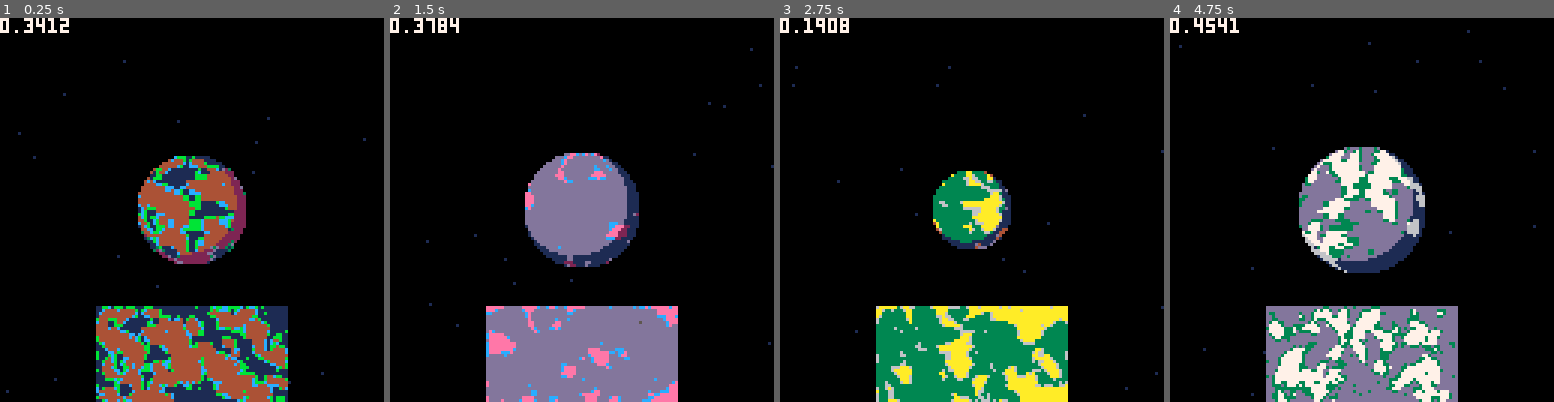
Above: before the commit, frames 1-4 (left to right).
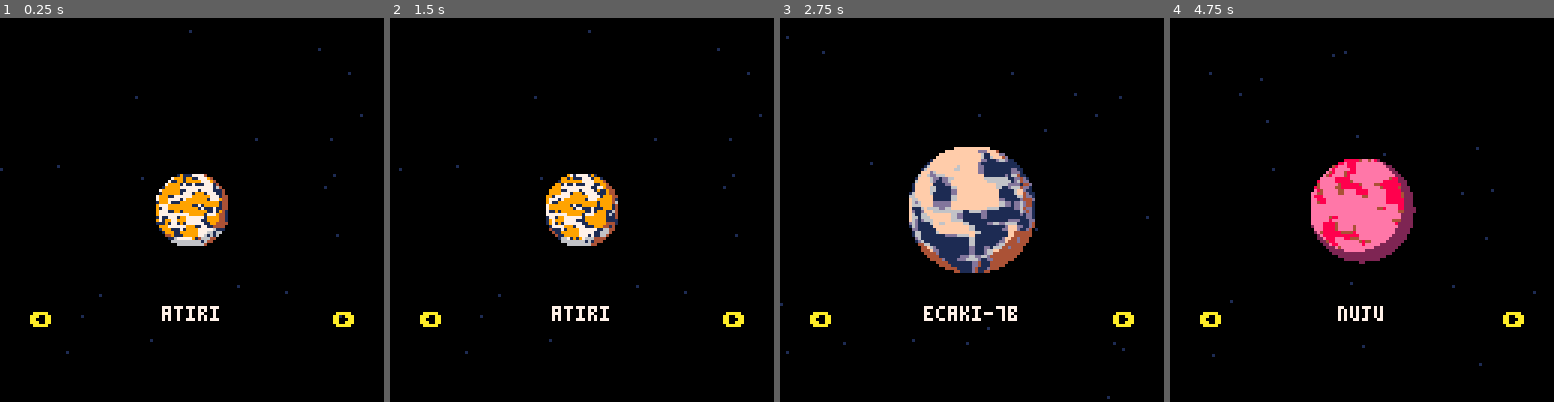
Above: after the commit, the same moments.

Repository: ironchestgames/pico-8-carts
Game: PICO-8 cartridge planetgov.p8
Two runs of this game, one before a commit and one after it. Both use one fixed random seed, a clock stepped at 60 frames per second and the inputs below.
Inputs:
- Up to frame 1 (0.25 s): no input
- Up to frame 2 (1.5 s): tap X (X key) at 0.33, 1.07 s; tap O (Z key) at 0.7 s
- Up to frame 3 (2.75 s): hold Right 1.6-2.1 s; tap O (Z key) at 1.7, 2.1, 2.5 s; tap X (X key) at 1.85 s; hold Right from 2.47 s (still down)
- Up to frame 4 (4.75 s): tap O (Z key) every 0.4 s from 2.9 to 4.5 s; tap X (X key) at 2.97, 4.08 s; release Right at 3.03 s; hold Left 3.08-3.58 s; hold Right 4.02-4.68 s

The runs differ from the first frame. In frame 1, 19% of the frame differs, in the area x 0-96%, y 0-100%; in frame 2, 21%; in frame 3, 22%; in frame 4, 22%.

Commit message:
planetgov - add planet name, minor performance stuff

Diff:
--- a/planetgov.p8
+++ b/planetgov.p8
@@ -24,10 +24,6 @@
 
 function asin(y)
  return atan2(sqrt(1-y*y),-y)
-end
-
-function lookupfrommap(u,v)
- return sget(u,v)
 end
 
 function flrrnd(x)
@@ -95,11 +91,17 @@
 mapheight_h=mapheight/2
 mapheight_2=mapheight*2
 rotationspeed=0.1
+planetname=''
 
 _update=function()
  t=t+1
 
- if btnp(4) then
+ if btnp(1) then
+  seed=seed+1
+  _init()
+ end
+ if btnp(0) then
+  seed=seed-1
   _init()
  end
 
@@ -111,8 +113,7 @@
   star[1]=star[1]+star[3]
   if star[1] < 0 then
    star[1]=128
-  end
-  if star[1] > 128 then
+  elseif star[1] > 128 then
    star[1]=0
   end
  end
@@ -131,44 +132,77 @@
 
    -- convert pixel position into a vector relative to the center,
    -- normalized into the range -1...1
-   local px=(x-left)*2/discsize-1
-   local py=(y-top)*2/discsize-1
+   local px=(x-left)*discsize_2d-1
+   local py=(y-top)*discsize_2d-1
    local pypy=py*py
 
-   -- get the squared magnitude of this vector
-   local magsq=px*px+pypy
-
    -- if we're outside the circle, draw black/background and skip ahead
-   if magsq > 1 then
-    pset(x,y,0)
-   else
+   if px*px+pypy <= 1 then
 
     -- warp our local offset vector px py to imitate 3d bulge
     widthatheight=sqrt(1-pypy)
     px=asin(px/widthatheight)*4
 
     -- convert our local offsets into lookup coordinates into our map texture
-    u=t*rotationspeed+(px+1)*(mapheight/2)
-    v=(py+1)*(mapheight/2)
+    u=t*rotationspeed+(px+1)*mapheight_h
+    v=(py+1)*mapheight_h
     -- wrap the horizontal coordinate around our map when it goes off the edge
-    u=u%(2*mapheight)
+    u=u%mapheight_2
 
     -- look up the corresponding colour from the map texture & plot it
-    c=lookupfrommap(u,v)
+    c=sget(u,v)
+
+    -- shade it
     if dist(x+discsize_h,y+discsize_h,shadeleft,shadetop) > shadesize then
      c=colshade[c]
     end
+
     pset(x,y,c)
    end
   end
  end
 
- sspr(0,0,64,32,32,96)
-
- print(stat(2),0,0,7) -- note: cpu usage
-end
-
+ -- sspr(0,0,64,32,32,96)
+
+ -- print(stat(2),0,0,7) -- note: cpu usage
+
+ print(planetname,64-#planetname*2,96,7)
+ print('\x8b',10,98,10)
+ print('\x91',111,98,10)
+end
+
+seed=rnd()
 _init=function()
+ srand(seed)
+
+ planetname=''
+ local namelen=flrrnd(4)+3
+ vocs='\97\101\105\111\117\121'
+ cons='\98\99\100\102\103\104\106\107\108\109\110\112\114\115\116\118\119\120\122'
+ while #planetname <= namelen do
+  local cpos=flrrnd(#cons)+1
+  local vpos=flrrnd(#vocs)+1
+  local l=sub(cons,cpos,cpos)
+  if #planetname%2 == 0 then
+   l=sub(vocs,vpos,vpos)
+  end
+  planetname=planetname..l
+ end
+ if rnd() > 0.25 then
+  local n=planetname
+  planetname=''
+  for l=#n,1,-1 do
+   planetname=planetname..sub(n,l,l)
+  end
+ end
+ if rnd() > 0.65 then
+  planetname=planetname..'-'..flrrnd(12)+1
+  if rnd() > 0.15 then
+   local cpos=flrrnd(#cons)+1
+   planetname=planetname..sub(cons,cpos,cpos)
+  end
+ end
+
  local c=20
  local starspeed=max(0.03,rnd(0.3))
  while c > 0 do
@@ -176,11 +210,12 @@
   c=c-1
  end
 
- cls()
  genmap(64,32)
 
  discsize=flr((flrrnd(22)+22)/2)*2+1
+ -- discsize=32 -- 0.4326
  discsize_h=discsize/2
+ discsize_2d=2/discsize
  left=64-discsize_h
  top=left
  shadeleft=64+discsize_h-discsize_h/8
